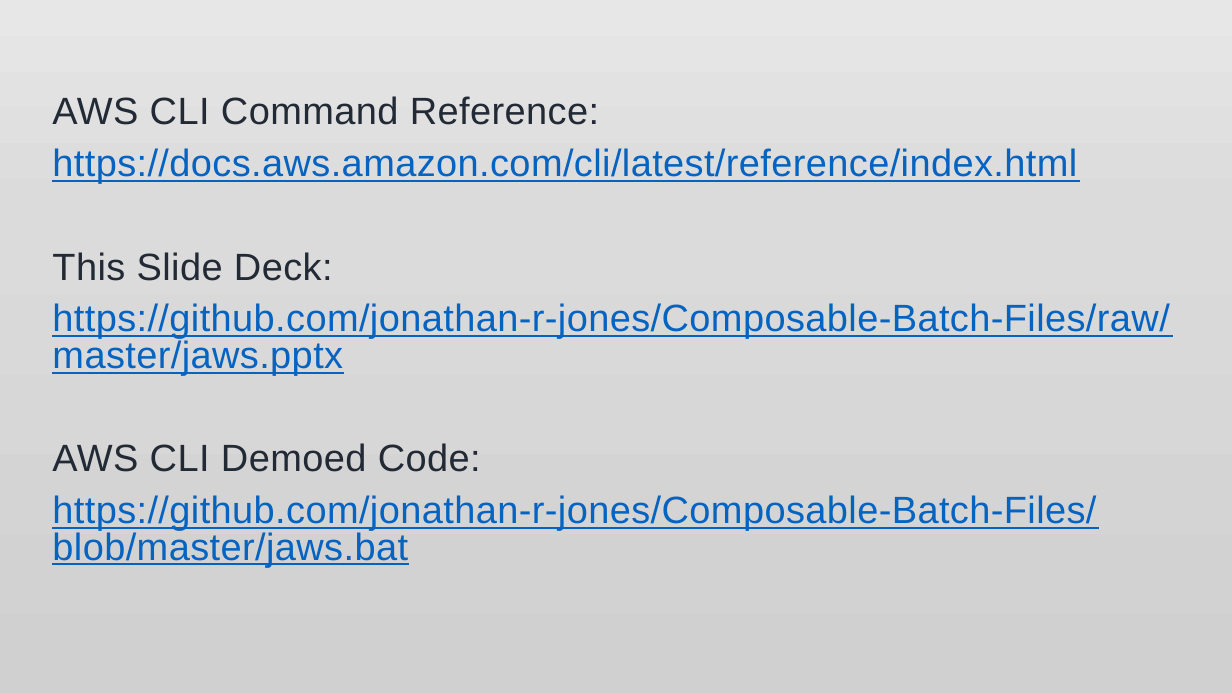
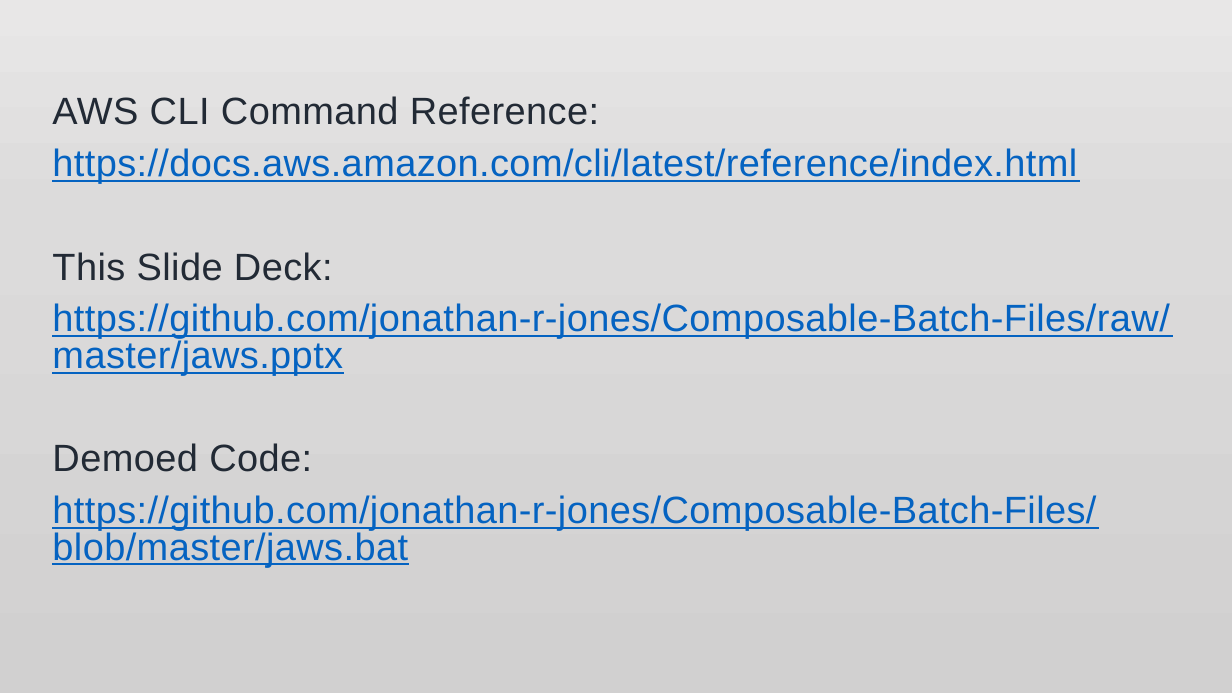
Before and after one commit to jonathan-r-jones/Composable-Batch-Files, a slide deck: slide 12 of jaws.pptx. Drawn at 1232x693 pixels with LibreOffice and Linux fonts; fonts in the diff are those of the drawing; background and template pictures are left out. Boxes give left, top, right and bottom in pixels: in the first picture for what was removed or moved away, otherwise in the second. Text is boxed around its words. In the diff, an @@ line names an element or a change of style, - is before the commit and + after.

Commit message:
Feb-28-2019_6:12_PM

```diff
--- a/jaws.pptx
+++ b/jaws.pptx
@@ text at [52,443,312,472]: text changed @@
-AWS CLI Demoed Code:
+Demoed Code:
```
Also in this commit, not shown: 1 slide added.
